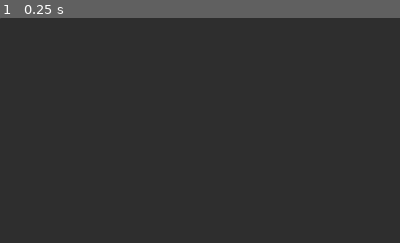
Above: before the commit, frame 1.
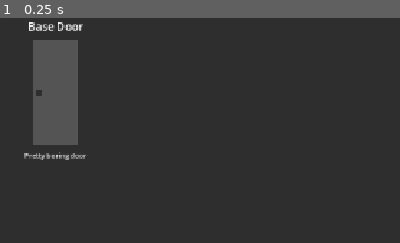
Above: after the commit, the same moment.

Repository: TheOmnipresence/DoorSalesman
Game: Godot game, scene res://Scenes/warehouse.tscn
Same seed, same stepped clock (60 frames per second), same inputs: the game is played once before the commit and once after it. This scene is started directly instead of the project's main scene. The engine's default icon, where the game draws it, is replaced by a stand-in: a white triangle on a blue panel in a dark square.
Inputs:
- Up to frame 1 (0.25 s): no input
The pictures show only the part of the screen within x 0-50%, y 0-50%; the shares and areas given below are measured in that part.

The runs differ from the first frame. In frame 1, 5.8% of the frame differs, in the area x 6-22%, y 1-64%.

Commit message:
auto door storage ui

Diff:
--- a/Scenes/door.tscn
+++ b/Scenes/door.tscn
@@ -1,8 +1,11 @@
-[gd_scene format=3 uid="uid://ck14p7x8vmlqe"]
+[gd_scene load_steps=2 format=3 uid="uid://ck14p7x8vmlqe"]
+
+[ext_resource type="Script" uid="uid://lmpb4fym41qv" path="res://Scripts/door.gd" id="1_w6aom"]
 
 [node name="Door" type="VBoxContainer"]
 offset_right = 40.0
 offset_bottom = 40.0
+script = ExtResource("1_w6aom")
 
 [node name="Name" type="Label" parent="."]
 layout_mode = 2
@@ -10,7 +13,13 @@
 horizontal_alignment = 1
 
 [node name="Texture" type="TextureRect" parent="."]
+texture_filter = 1
+custom_minimum_size = Vector2(72, 160)
 layout_mode = 2
+expand_mode = 2
+stretch_mode = 5
 
 [node name="Description" type="Label" parent="."]
 layout_mode = 2
+theme_override_font_sizes/font_size = 10
+horizontal_alignment = 1
--- a/Scenes/warehouse.tscn
+++ b/Scenes/warehouse.tscn
@@ -41,19 +41,16 @@
 grow_horizontal = 2
 grow_vertical = 2
 
-[node name="GridContainer" type="GridContainer" parent="HSplitContainer/Tabs/Inventory"]
+[node name="ScrollContainer" type="ScrollContainer" parent="HSplitContainer/Tabs/Inventory"]
 layout_mode = 1
-anchors_preset = 8
-anchor_left = 0.5
-anchor_top = 0.5
-anchor_right = 0.5
-anchor_bottom = 0.5
-offset_left = -25.0
-offset_top = -25.0
-offset_right = 25.0
-offset_bottom = 25.0
+anchors_preset = 15
+anchor_right = 1.0
+anchor_bottom = 1.0
 grow_horizontal = 2
 grow_vertical = 2
+
+[node name="GridContainer" type="GridContainer" parent="HSplitContainer/Tabs/Inventory/ScrollContainer"]
+layout_mode = 2
 columns = 5
 
 [node name="VBoxContainer" type="VBoxContainer" parent="HSplitContainer"]
--- /dev/null
+++ b/Scripts/door.gd
@@ -0,0 +1,15 @@
+extends VBoxContainer
+
+
+var door_res: Globals.Door = null
+
+
+func _ready() -> void:
+	update_info()
+
+
+func update_info() -> void:
+	if door_res != null:
+		$Name.text = door_res.door_name
+		$Description.text = door_res.description
+		$Texture.texture = load("res://Sprites/base_door.png")
--- a/Scripts/globals.gd
+++ b/Scripts/globals.gd
@@ -1,7 +1,7 @@
 extends Node
 
 
-var warehouse_inventory: Array[Door] = []
+@onready var warehouse_inventory: Array[Door] = [get_door_by_name("Base Door")]
 var truck_inventory: Array[Door] = []
 var carry_inventory: Array[Door] = []
 
@@ -22,6 +22,13 @@
 }
 
 var all_storage_names = map_dict(STORAGE_UPGRADES.duplicate(true), func(type): return type.map(func(e): return e.upgrade_name))
+
+@warning_ignore("unused_signal")
+signal update_doors
+
+var all_doors: Array[Door] = [
+	Door.new("Base Door", "Pretty boring door", 20, 45)
+]
 
 var npc_data := {}
 
@@ -73,6 +80,13 @@
 	pass
 
 
+func get_door_by_name(door_name: String) -> Door:
+	for i in all_doors:
+		if i.door_name == door_name:
+			return i
+	return null
+
+
 func merge_lists(lists: Array[Array]) -> Array:
 	var result = []
 	for i in lists:
@@ -105,7 +119,10 @@
 
 	var cost: int
 
-	func _init(name_val: String, des: String, cost_val: int) -> void:
+	var sell_for: int
+
+	func _init(name_val: String, des: String, cost_val: int, price_val: int) -> void:
 		door_name = name_val
 		description = des
 		cost = cost_val
+		sell_for = price_val
--- a/Scripts/warehouse.gd
+++ b/Scripts/warehouse.gd
@@ -2,4 +2,8 @@
 
 
 func _ready() -> void:
-	pass
+	for i in Globals.warehouse_inventory:
+		var node = preload("res://Scenes/door.tscn").instantiate()
+		node.door_res = i
+		node.update_info()
+		$HSplitContainer/Tabs/Inventory/ScrollContainer/GridContainer.add_child(node)
Not shown, added: Scripts/door.gd.uid
Binary file added: Sprites/base_door.png
Not shown, added: Sprites/base_door.png.import
